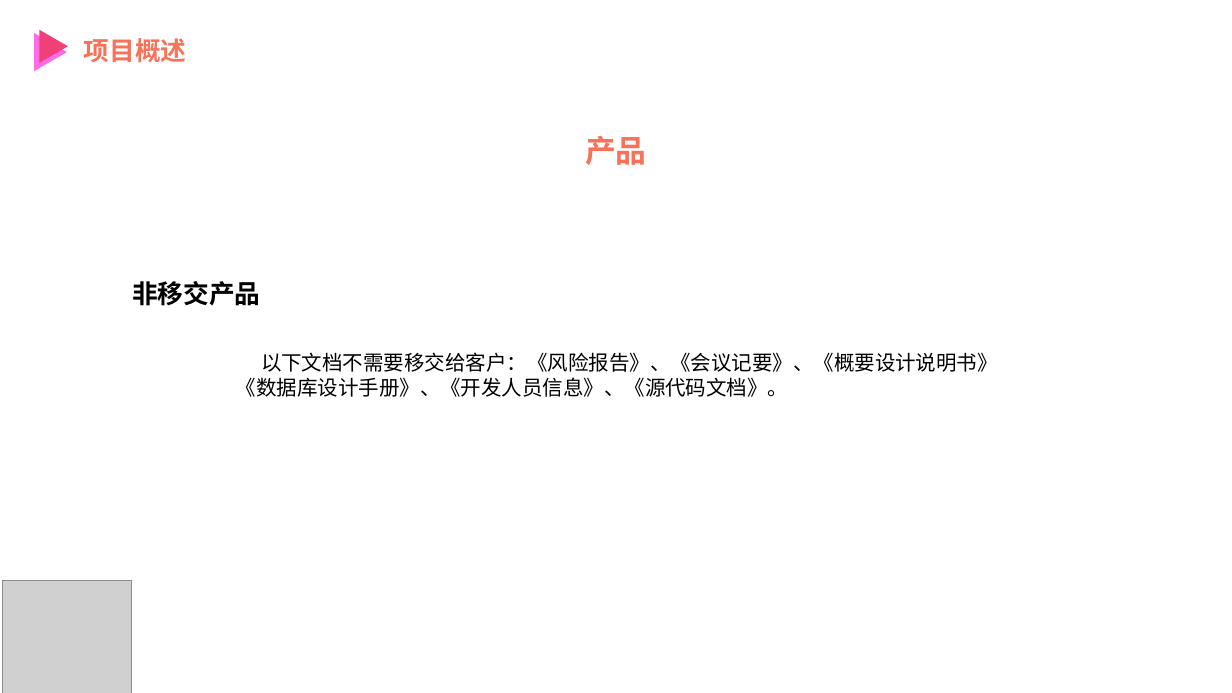
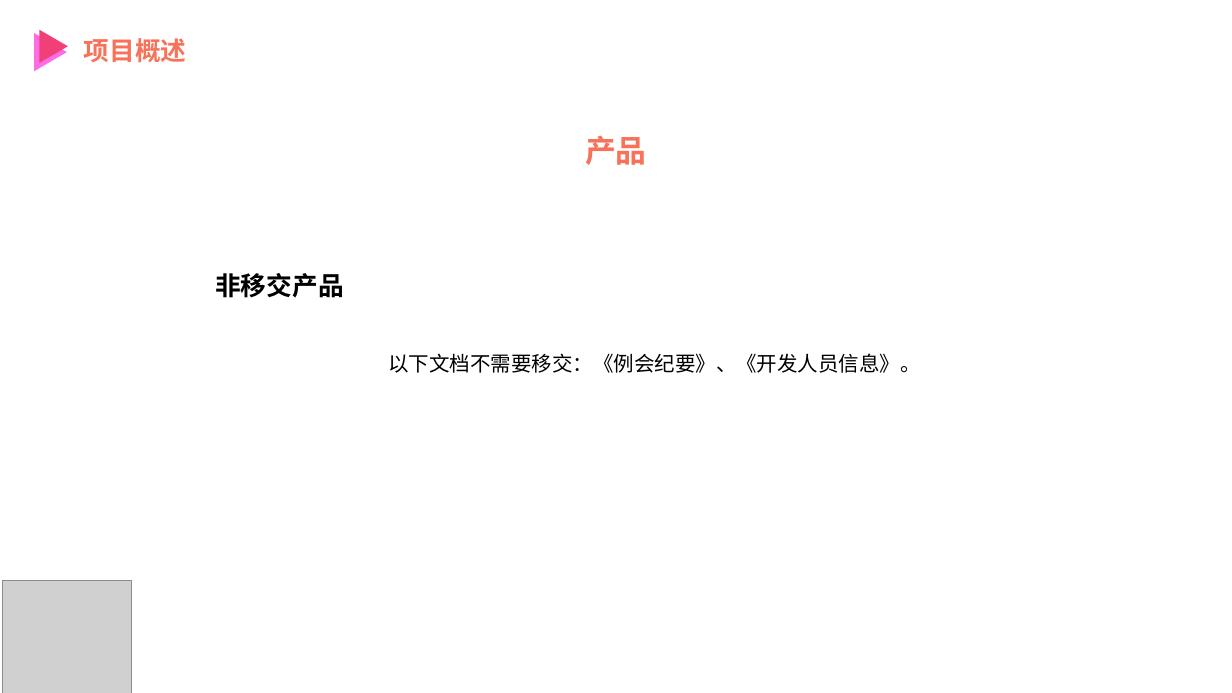
Before and after one commit to PRD2018-G12/Education-Assistant-System, a slide deck: slide 14 of 受控文档/计划/需求工程计划PPT.pptx. Drawn at 1232x693 pixels with LibreOffice and Linux fonts; fonts in the diff are those of the drawing; grey boxes stand for pictures. Boxes give left, top, right and bottom in pixels: in the first picture for what was removed or moved away, otherwise in the second. Text is boxed around its words. In the diff, an @@ line names an element or a change of style, - is before the commit and + after.

Commit message:
第九周更新
更新项目计划相关文档

```diff
--- a/受控文档/计划/需求工程计划PPT.pptx
+++ b/受控文档/计划/需求工程计划PPT.pptx
@@ text "非移交产品": place and size @@
-text "非移交产品" at (132, 281, 260, 306)
+text "非移交产品" at (215, 273, 343, 298)
@@ text at (389, 353, 921, 373): text changed @@
-以下文档不需要移交给客户：《风险报告》、《会议记要》、《概要设计说明书》《数据库设计手册》、《开发人员信息》、《源代码文档》。
+以下文档不需要移交：《例会纪要》、《开发人员信息》。
```
Also in this commit, not shown: 10 other slides changed, 1 slide removed, 4 other files.
